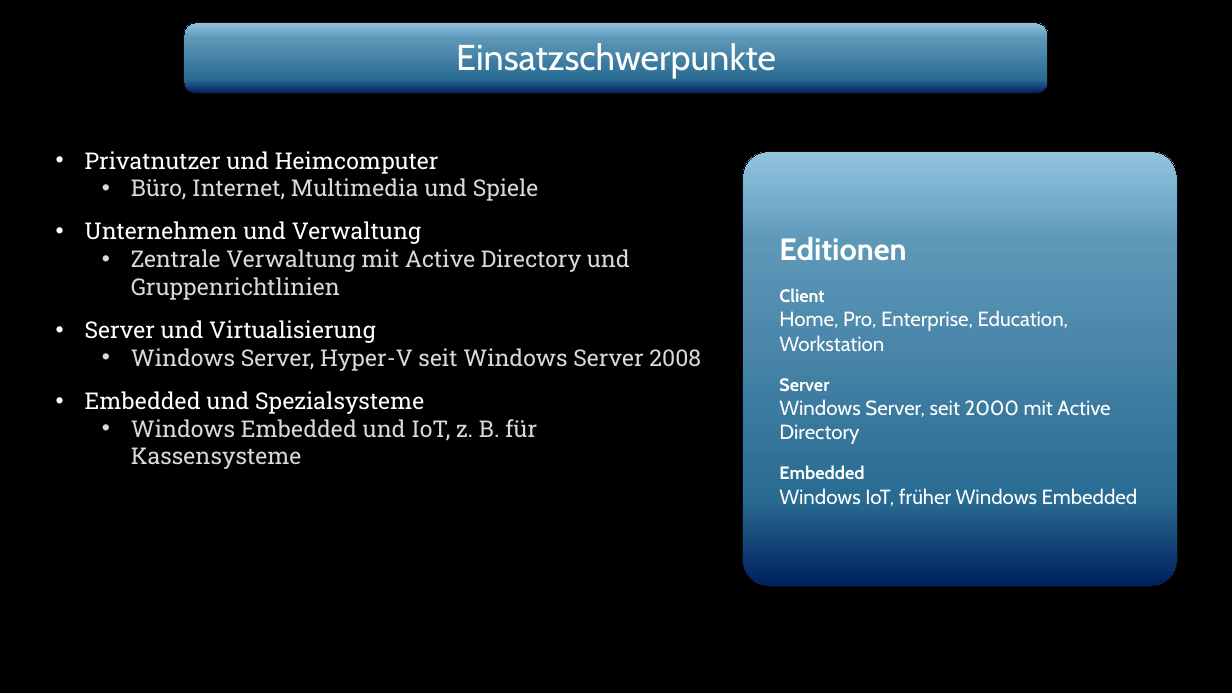
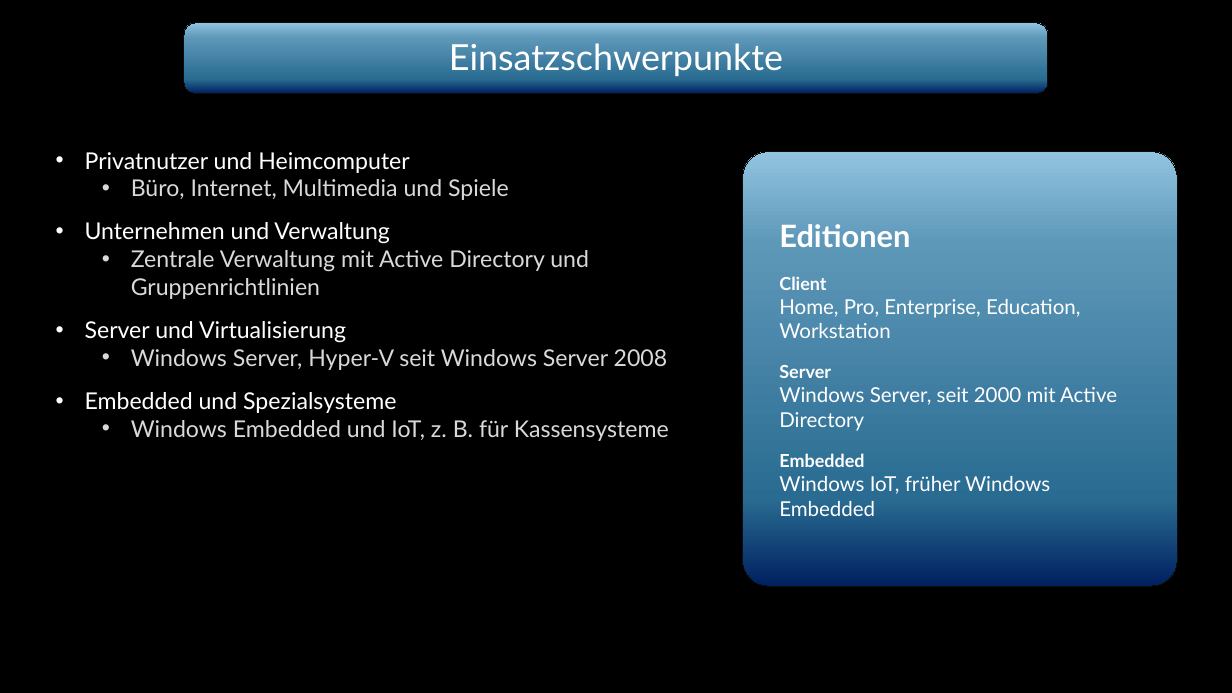
Before and after one commit to Wummy01/Wummy101010, a slide deck: slide 15 of Windows_Praesentation_Donnerstag.pptx. Drawn at 1232x693 pixels with LibreOffice and Linux fonts; fonts in the diff are those of the drawing; background and template pictures are left out. Boxes give left, top, right and bottom in pixels: in the first picture for what was removed or moved away, otherwise in the second. Text is boxed around its words. In the diff, an @@ line names an element or a change of style, - is before the commit and + after.

```diff
--- a/Windows_Praesentation_Donnerstag.pptx
+++ b/Windows_Praesentation_Donnerstag.pptx
@@ text "Einsatzschwerpunkte" at (x1=449, y1=43, x2=783, y2=76): font Cabin to Lato @@
@@ text "Privatnutzer und Heimcomputer" at (x1=85, y1=152, x2=669, y2=441): font Roboto Slab to Lato @@
@@ rounded rectangle "Editionen" at (x1=743, y1=152, x2=1177, y2=586): font Cabin to Lato @@
```
Also in this commit, not shown: 17 other slides changed.
